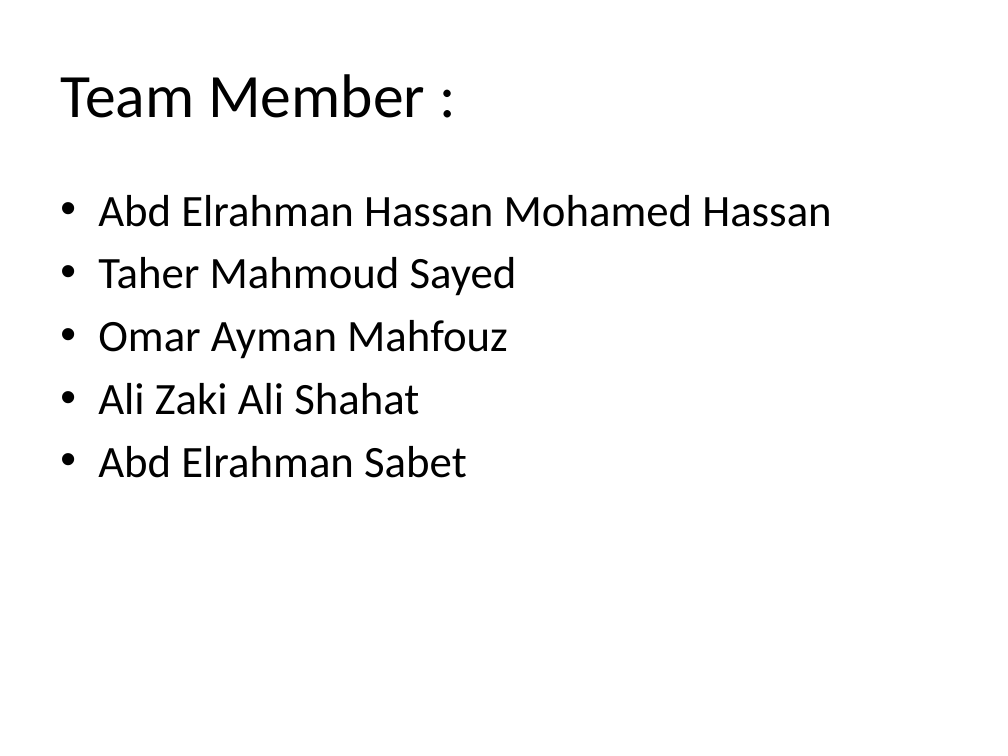
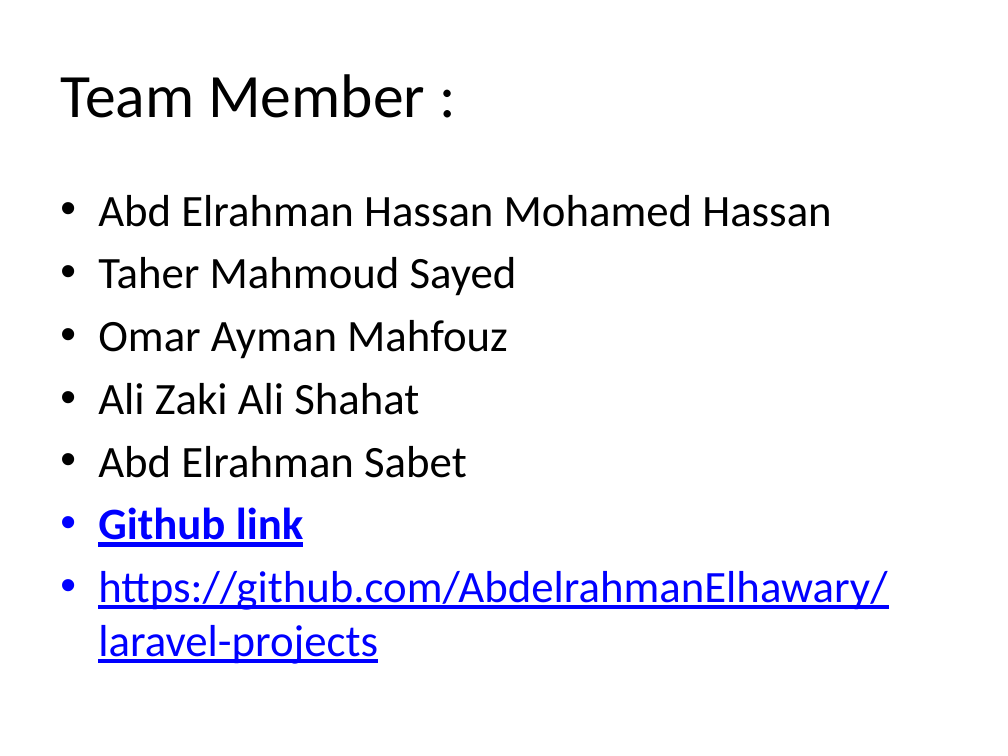
Before and after one commit to AbdelrahmanElhawary/laravel-projects, a slide deck: slide 2 of E-Commerce Project.pptx. Drawn at 1008x756 pixels with LibreOffice and Linux fonts; fonts in the diff are those of the drawing. Boxes give left, top, right and bottom in pixels: in the first picture for what was removed or moved away, otherwise in the second. Text is boxed around its words. In the diff, an @@ line names an element or a change of style, - is before the commit and + after.

```diff
--- a/E-Commerce Project.pptx
+++ b/E-Commerce Project.pptx
@@ text at box(98, 507, 887, 664): paragraphs added @@
+• Github link
+• https://github.com/AbdelrahmanElhawary/laravel-projects
```
